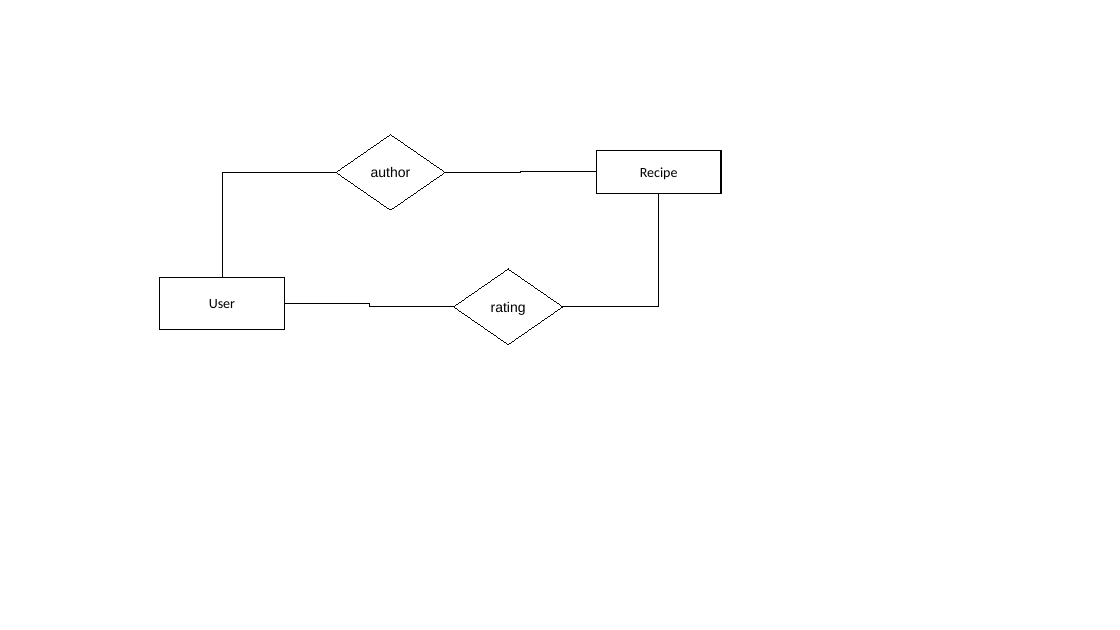
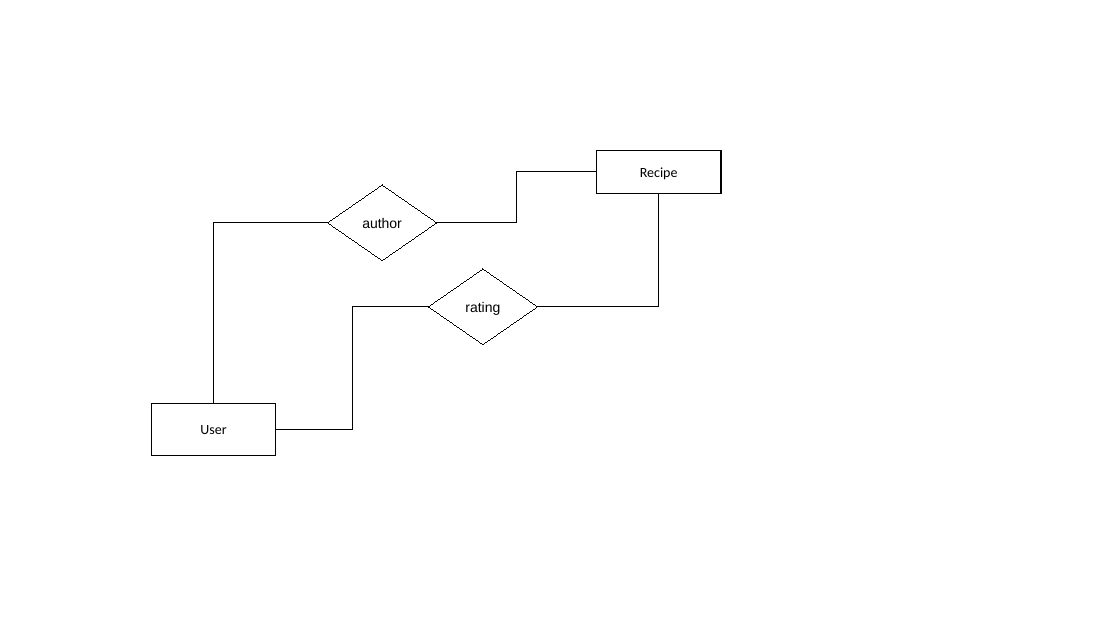
Before and after one commit to BD-Project/CustomCooking, a slide deck: slide 1 of 2-Conceptual Design/er-model-picture3-.odp. Drawn at 1120x630 pixels with LibreOffice and Linux fonts; fonts in the diff are those of the drawing. Boxes give left, top, right and bottom in pixels: in the first picture for what was removed or moved away, otherwise in the second. Text is boxed around its words. In the diff, an @@ line names an element or a change of style, - is before the commit and + after.

```diff
--- a/2-Conceptual Design/er-model-picture3-.odp
+++ b/2-Conceptual Design/er-model-picture3-.odp
@@ elbow line moved from (445, 172) - (597, 172) to (437, 223) - (597, 172) @@
@@ diamond "author": place and size @@
-diamond "author" at <box>336,134,445,210</box>
+diamond "author" at <box>328,185,437,260</box>
@@ elbow line moved from (563, 307) - (659, 193) to (538, 307) - (659, 193) @@
@@ elbow line moved from (222, 277) - (336, 172) to (213, 403) - (328, 223) @@
@@ diamond "rating": place and size @@
-diamond "rating" at <box>454,269,563,344</box>
+diamond "rating" at <box>429,269,538,344</box>
@@ elbow line moved from (285, 303) - (454, 307) to (276, 429) - (429, 307) @@
@@ rectangle "User": place and size @@
-rectangle "User" at <box>160,277,285,329</box>
+rectangle "User" at <box>151,403,276,455</box>
```
Also in this commit, not shown: 7 other files.
